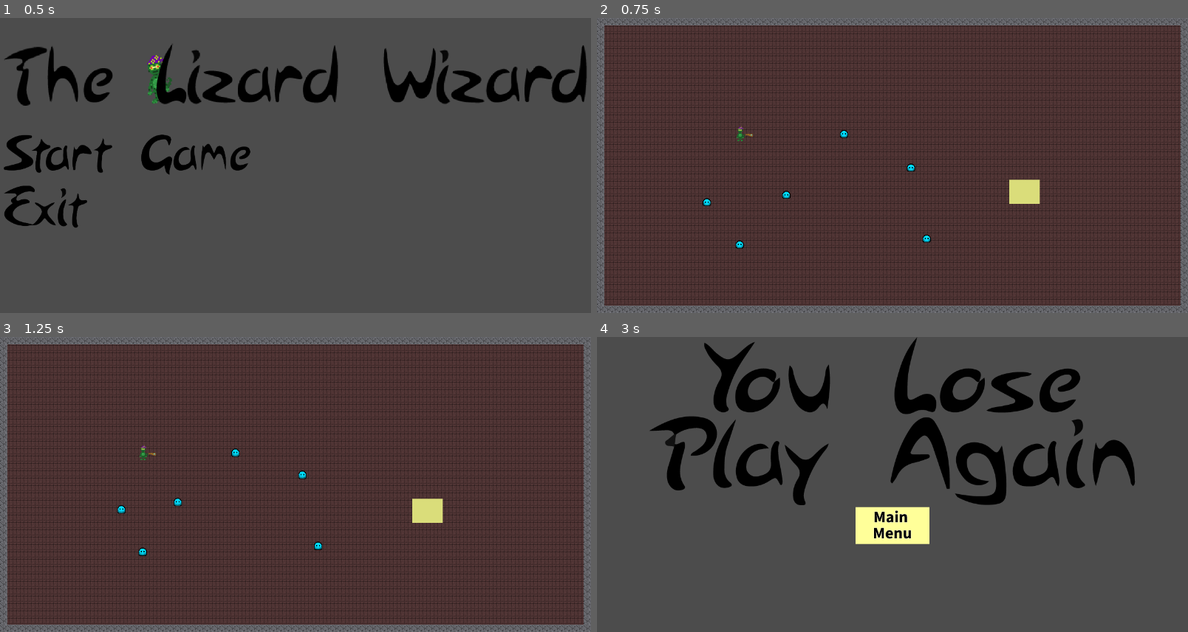
Above: before the commit, frames 1-4 (two rows, left to right).
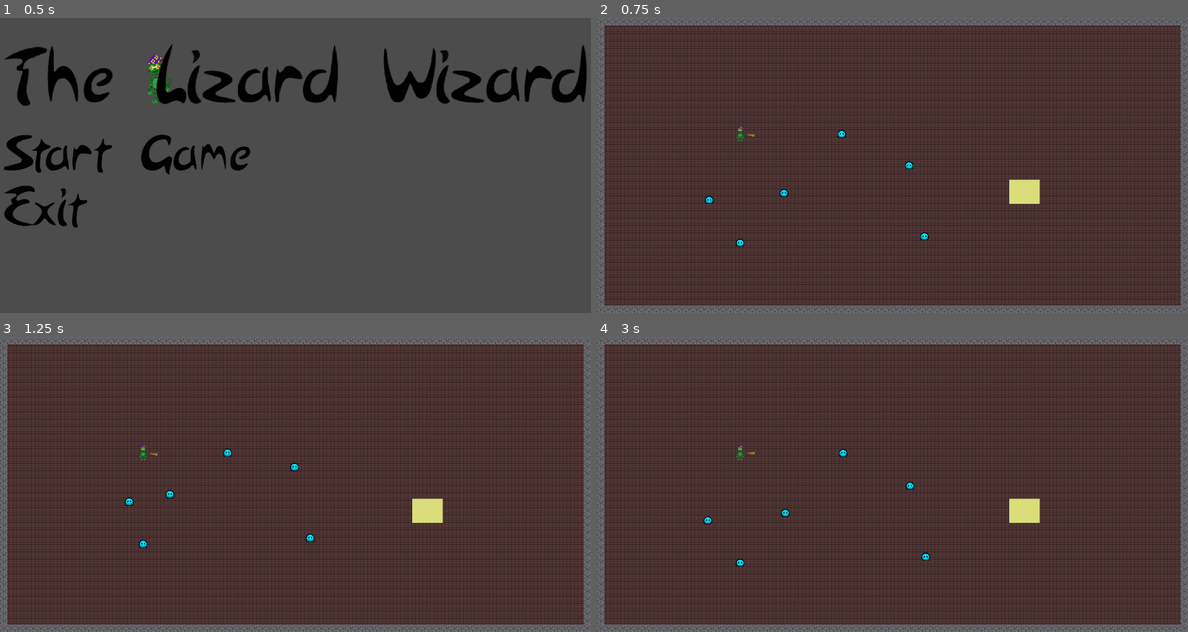
Above: after the commit, the same moments.

Repository: bentuttle2000/Game-Jam-F2021-2pm
Game: Godot game, scene res://Stages/StartScreen.tscn
Two runs of this game, one before a commit and one after it. Both use one fixed random seed, a clock stepped at 60 frames per second and the inputs below.
Inputs (mouse positions are in pixels of both pictures, inside the frame that each line leads up to):
- Up to frame 1 (0.5 s): no input
- Up to frame 2 (0.75 s): click (892, 153) at 0.5 s
- Up to frame 3 (1.25 s): no input
- Up to frame 4 (3 s): move the mouse to (1022, 469) at 1.27 s; press the mouse at (1022, 469) at 1.28 s; hold D (ui_right) 1.28-2.03 s; move the mouse to (774, 499) at 2.02 s; release the mouse at (774, 499) at 2.03 s; hold S (ui_down) 2.03-2.75 s; tap E (use_action) at 2.1 s; click (892, 460) at 2.77 s

Frame 1 is identical in both runs. In frame 2, 0.3% of the frame differs, in the area x 17-57%, y 38-79%; in frame 3, 0.4%; in frame 4, 54%, in the area x 0-100%, y 0-100%.

Commit message:
Updated fireball, player speed, enemies, and wand
-fireball sprite update
-enemy collisions and death bu fix
-wand was too close too body bug fix
-updated player and enemy speed

Diff:
--- a/GameJam/Enemy.gd
+++ b/GameJam/Enemy.gd
@@ -1,7 +1,7 @@
 extends KinematicBody2D
 
 var is_dead = false;
-const SPEED = 50;
+const SPEED = 75;
 var PlayerPosition = Vector2();
 var CurrentPosition = Vector2();
 var velocity = Vector2();
@@ -29,9 +29,11 @@
 
 
 func dead():
-	$AnimatedSprite.play("Dead")
-	is_dead = true;
-	$Timer.start();
+	if !is_dead:
+		$AnimatedSprite.play("Dead")
+		$CollisionShape2D.set_deferred("disabled", true)
+		is_dead = true;
+		$Timer.start();
 
 
 func _on_Timer_timeout():
--- a/GameJam/Objects/Projectile.tscn
+++ b/GameJam/Objects/Projectile.tscn
@@ -1,8 +1,7 @@
 [gd_scene load_steps=4 format=2]
 
-[ext_resource path="res://Assets/projectile.png" type="Texture" id=1]
+[ext_resource path="res://Assets/fireball.png" type="Texture" id=1]
 [ext_resource path="res://Scripts/Projectile.gd" type="Script" id=2]
-
 
 [sub_resource type="RectangleShape2D" id=1]
 extents = Vector2( 7.80135, 7.97718 )
--- a/GameJam/Objects/Wand.tscn
+++ b/GameJam/Objects/Wand.tscn
@@ -3,14 +3,13 @@
 [ext_resource path="res://Assets/wand.png" type="Texture" id=1]
 [ext_resource path="res://Scripts/Wand.gd" type="Script" id=2]
 
-
 [node name="Wand" type="Node2D"]
 script = ExtResource( 2 )
 
 [node name="Position2D" type="Position2D" parent="."]
-position = Vector2( 25.5453, 0 )
+position = Vector2( 29.5589, 0 )
 
 [node name="Sprite" type="Sprite" parent="."]
-position = Vector2( 20, 0 )
+position = Vector2( 23.9764, 0 )
 rotation = 1.5708
 texture = ExtResource( 1 )
--- a/GameJam/Scripts/Player.gd
+++ b/GameJam/Scripts/Player.gd
@@ -1,6 +1,6 @@
 extends KinematicBody2D;
 
-const SPEED = 50;
+const SPEED = 100;
 
 var velocity = Vector2();
 
@@ -26,7 +26,7 @@
 	if !isDead:
 		get_child(0).look_at(get_global_mouse_position());
 
-	#if holding attack button, charge. fire on release
+		#if holding attack button, charge. fire on release
 		if Input.is_action_pressed("left_click"):
 			_charge();
 		elif curState == STATE.CHARGING:
--- a/GameJam/Scripts/Projectile.gd
+++ b/GameJam/Scripts/Projectile.gd
@@ -13,8 +13,10 @@
 	power = p;
 
 func _physics_process(delta):
-	velocity.x = SPEED * power * delta * direction.normalized().x;
-	velocity.y = SPEED * power * delta * direction.normalized().y;
+	$Sprite.scale.x = power;
+	$Sprite.scale.y = power;
+	velocity.x = SPEED * delta * direction.normalized().x;
+	velocity.y = SPEED * delta * direction.normalized().y;
 	translate(velocity);
 
 func _on_Projectile_body_entered(body):
Binary file added: GameJam/Assets/fireball.png
Not shown, added: GameJam/Assets/fireball.png.import
